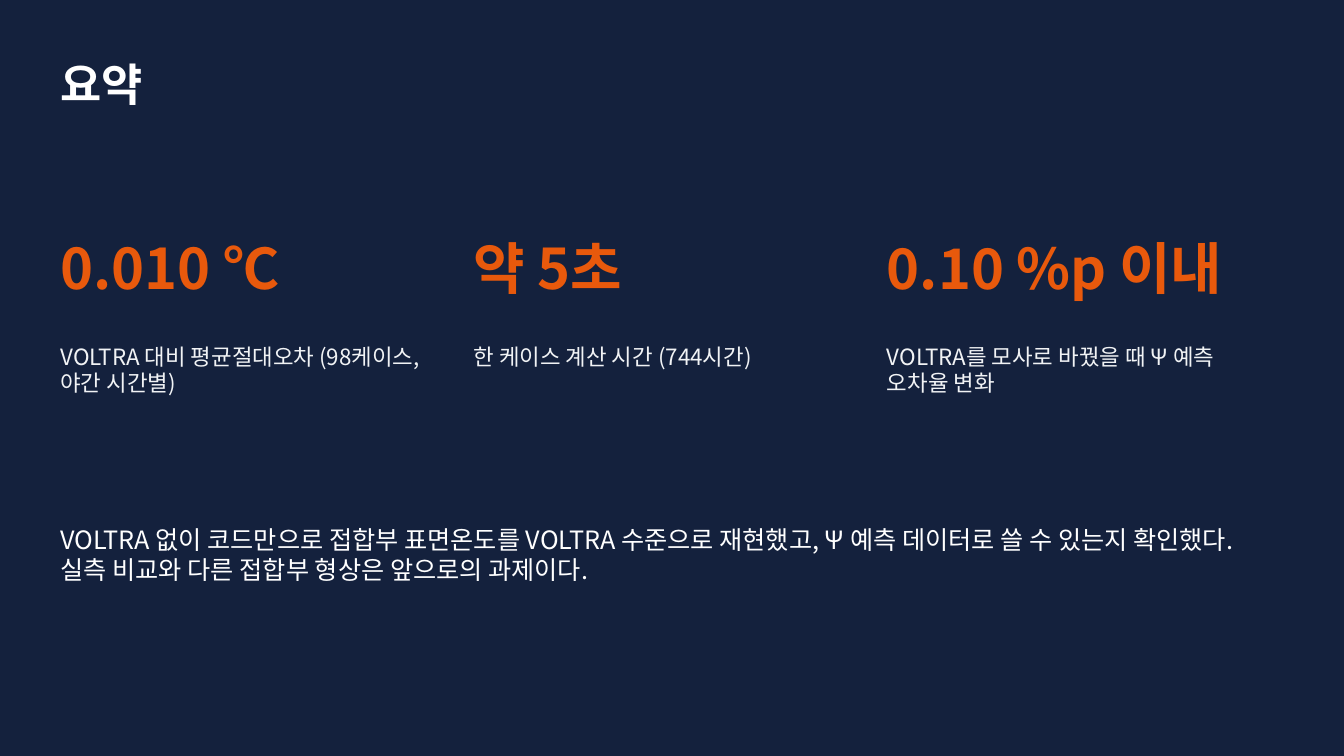
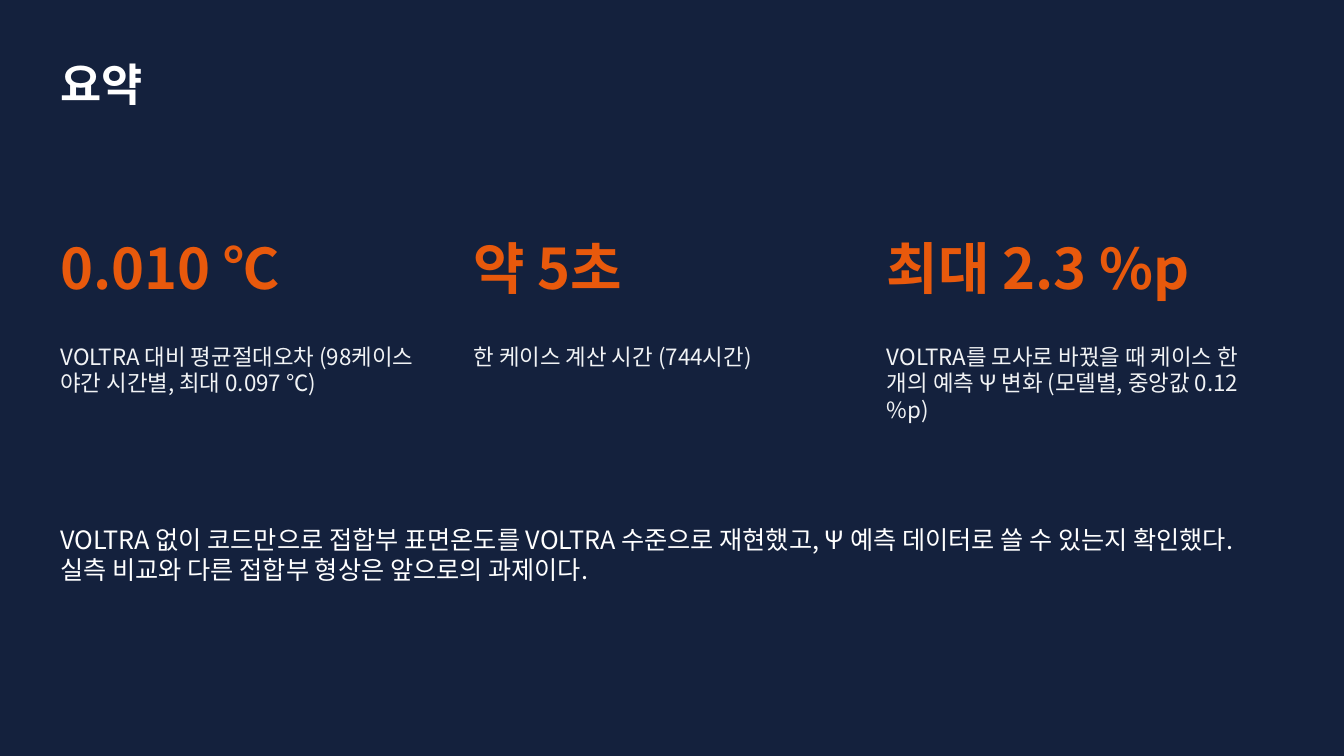
Before and after one commit to seoyoon-sy/seoyoon, a slide deck: slide 11 of results/presentation/열교_표면온도_계산코드_발표.pptx. Drawn at 1344x756 pixels with LibreOffice and Linux fonts; fonts in the diff are those of the drawing. Boxes give left, top, right and bottom in pixels: in the first picture for what was removed or moved away, otherwise in the second. Text is boxed around its words. In the diff, an @@ line names an element or a change of style, - is before the commit and + after.

```diff
--- a/results/presentation/열교_표면온도_계산코드_발표.pptx
+++ b/results/presentation/열교_표면온도_계산코드_발표.pptx
@@ text at (x1=887, y1=242, x2=1190, y2=301): text changed @@
-0.10 %p 이내
+최대 2.3 %p
@@ text at (x1=60, y1=346, x2=413, y2=395): text changed @@
-VOLTRA 대비 평균절대오차 (98케이스, 야간 시간별)
+VOLTRA 대비 평균절대오차 (98케이스 야간 시간별, 최대 0.097 ℃)
@@ text at (x1=887, y1=346, x2=1238, y2=423): text changed @@
-VOLTRA를 모사로 바꿨을 때 Ψ 예측 오차율 변화
+VOLTRA를 모사로 바꿨을 때 케이스 한 개의 예측 Ψ 변화 (모델별, 중앙값 0.12 %p)
```
Also in this commit, not shown: 1 other slide changed, 7 other files.
